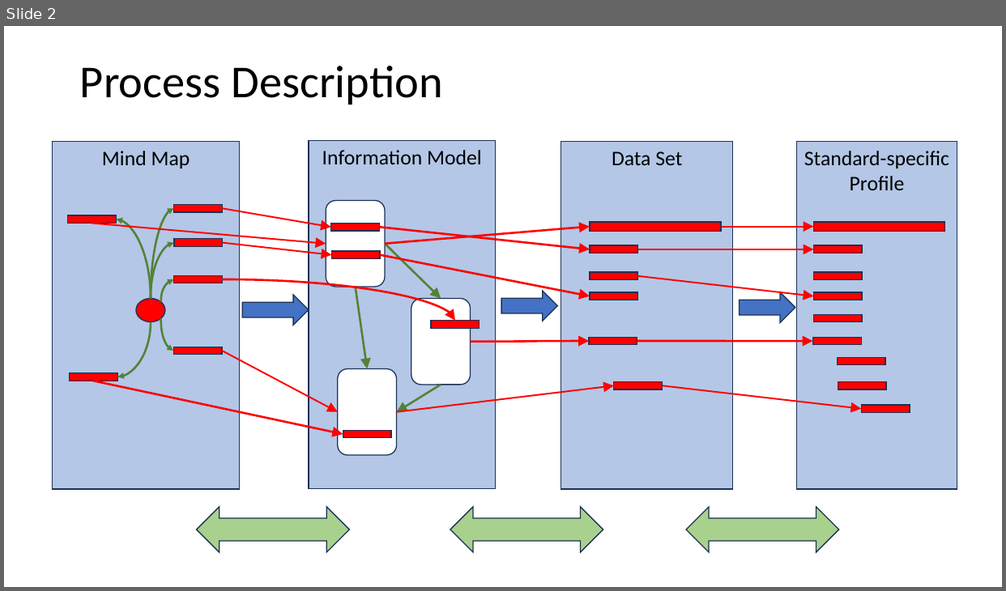
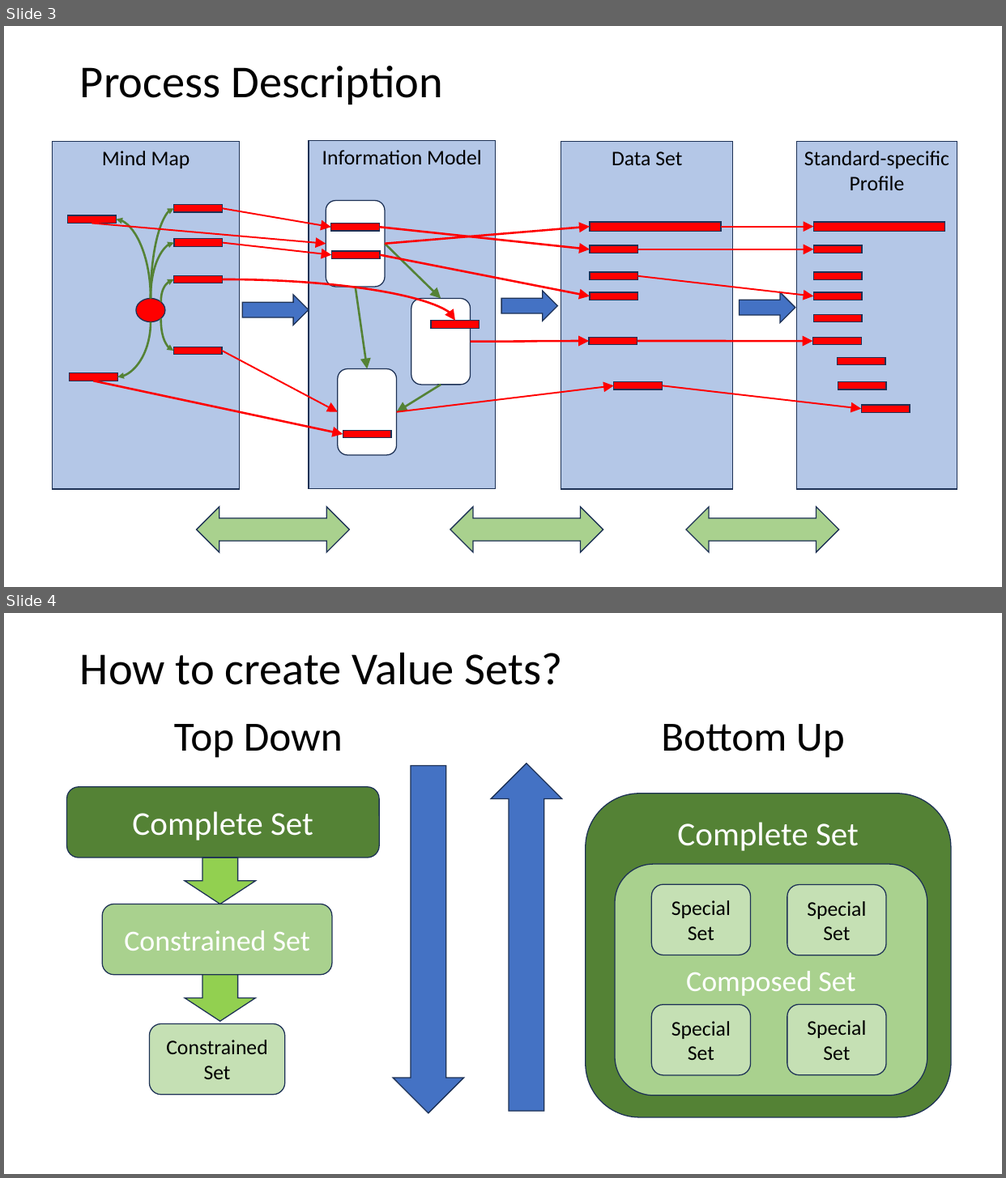
Before and after one commit to frankoemig/vital-signs-demo, a slide deck: input/images-source/Slide-Export.pptm. Shown one above the other, each under a label of ours: slide 2 before the commit, slides 3 and 4 after it. The pictures are 1006x591 and 1006x1178 pixels, drawn with LibreOffice and Linux fonts; fonts in the diff are those of the drawing. Boxes give left, top, right and bottom in pixels: in the first picture for what was removed or moved away, otherwise in the second. Text is boxed around its words. In the diff, an @@ line names an element or a change of style, - is before the commit and + after.

Commit message:
0.4.0
vital sign definition
value set creation
category
component category

```diff
--- a/input/images-source/Slide-Export.pptm
+++ b/input/images-source/Slide-Export.pptm
@@ slide 4 added at [4,613,1002,1174], background #FFFFFF @@
@@ title added at [80,652,563,685], 44 pt, text #000000 @@
+How to create Value Sets?
@@ text added at [174,724,343,758], 40 pt, text #000000 @@
+Top Down
@@ text added at [661,724,845,758], 40 pt, text #000000 @@
+Bottom Up
@@ down arrow added at [394,766,464,1114], fill #4472C4, outline #1E3256 1 pt @@
@@ up arrow added at [492,764,562,1112], fill #4472C4, outline #1E3256 1 pt @@
@@ rounded rectangle added at [67,786,379,857], fill #548235, outline #1E3256 1 pt, 32 pt, text #FFFFFF @@
+Complete Set
@@ rounded rectangle added at [586,794,951,1118], fill #548235, outline #1E3256 1 pt, 32 pt, text #FFFFFF @@
+Complete Set
@@ down arrow added at [185,858,256,905], fill #92D050, outline #1E3256 1 pt @@
@@ rounded rectangle added at [615,865,928,1096], fill #A9D18E, outline #1E3256 1 pt, 28 pt, text #FFFFFF @@
+Composed Set
@@ rounded rectangle added at [651,884,750,955], fill #C5E0B4, outline #1E3256 1 pt, 20 pt, text #000000 @@
+Special Set
@@ rounded rectangle added at [787,884,886,955], fill #C5E0B4, outline #1E3256 1 pt, 20 pt, text #000000 @@
+Special Set
@@ rounded rectangle added at [102,905,332,974], fill #A9D18E, outline #1E3256 1 pt, 28 pt, text #FFFFFF @@
+Constrained Set
@@ down arrow added at [185,975,256,1022], fill #92D050, outline #1E3256 1 pt @@
@@ rounded rectangle added at [149,1024,285,1094], fill #C5E0B4, outline #1E3256 1 pt, 20 pt, text #000000 @@
+Constrained Set
@@ rounded rectangle added at [651,1004,750,1075], fill #C5E0B4, outline #1E3256 1 pt, 20 pt, text #000000 @@
+Special Set
@@ rounded rectangle added at [787,1004,886,1075], fill #C5E0B4, outline #1E3256 1 pt, 20 pt, text #000000 @@
+Special Set
@@ what was slide 2 is now slide 3 @@
```
Also in this commit, not shown: 1 other slide added, 10 other files.
